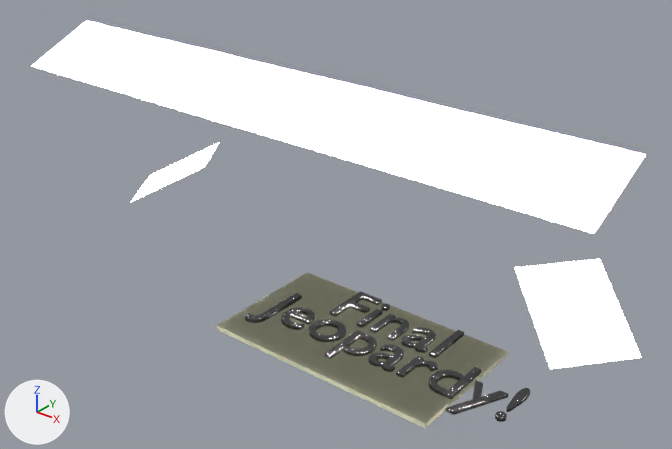
An edit to the Blender file images/JeopardyCategoryCover.blend, drawn before and after from the same camera.
One viewpoint serves both versions: a 50 mm camera at (6.27, -8.31, 6.76) aimed at (-0.01, -0.47, 1.9). The lights are fixed; the arrows at lower left show +X, +Y and +Z. Text is drawn in Blender's own font.

The first picture shows 'BlueHighlight', 'MainLight', 'PinkHighlight', 'Text.003', 'Text.004', 'TranslucentBase'.
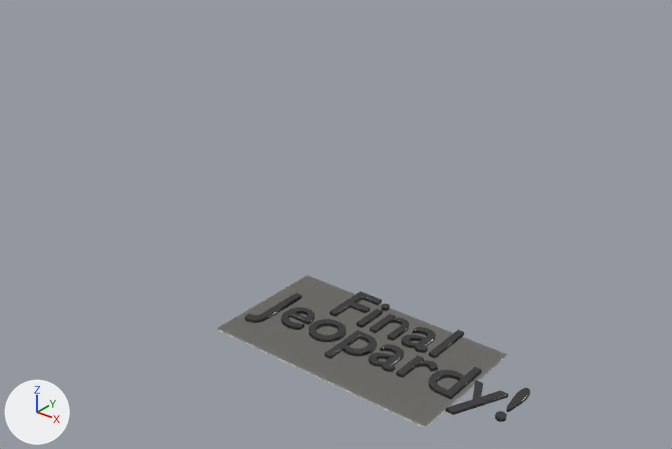
Where the change shows, as pixel boxes [x1, y1, x2, y2] in the pictures (672 x 449 px):
'MainLight', hidden: before [31, 21, 645, 234]
'TranslucentBase', rescaled: before [216, 272, 508, 428]; after [216, 275, 508, 428]
'PinkHighlight', hidden: before [514, 259, 642, 369]
'BlueHighlight', hidden: before [130, 142, 220, 203]

What changed in the scene script:
```text
Change ob_translucentbase:
    ob_translucentbase.scale: (1.69, 0.95, 0.211) -> (1.69, 0.95, 0.0615)
Change ob_bluehighlight:
    ob_bluehighlight.scale: (0.497, 0.615, 1.0) -> (1.03, 0.615, 1.0)
    add ob_bluehighlight.hide_set(True)  # its collection is switched off
Change ob_pinkhighlight:
    ob_pinkhighlight.scale: (0.497, 0.615, 1.0) -> (1.81, 0.615, 1.0)
    add ob_pinkhighlight.hide_set(True)  # its collection is switched off
Change ob_mainlight:
    add ob_mainlight.hide_set(True)  # its collection is switched off
```
